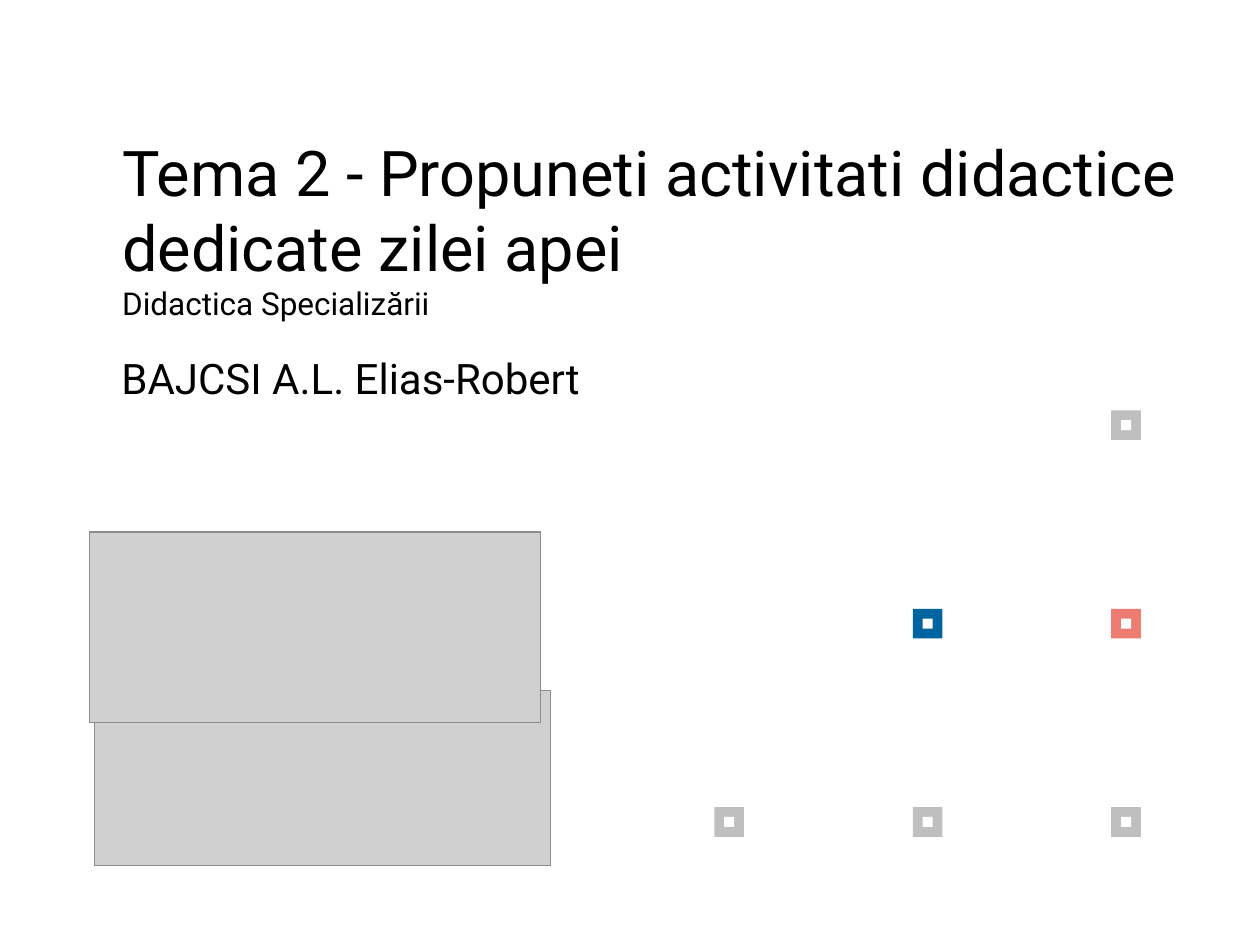
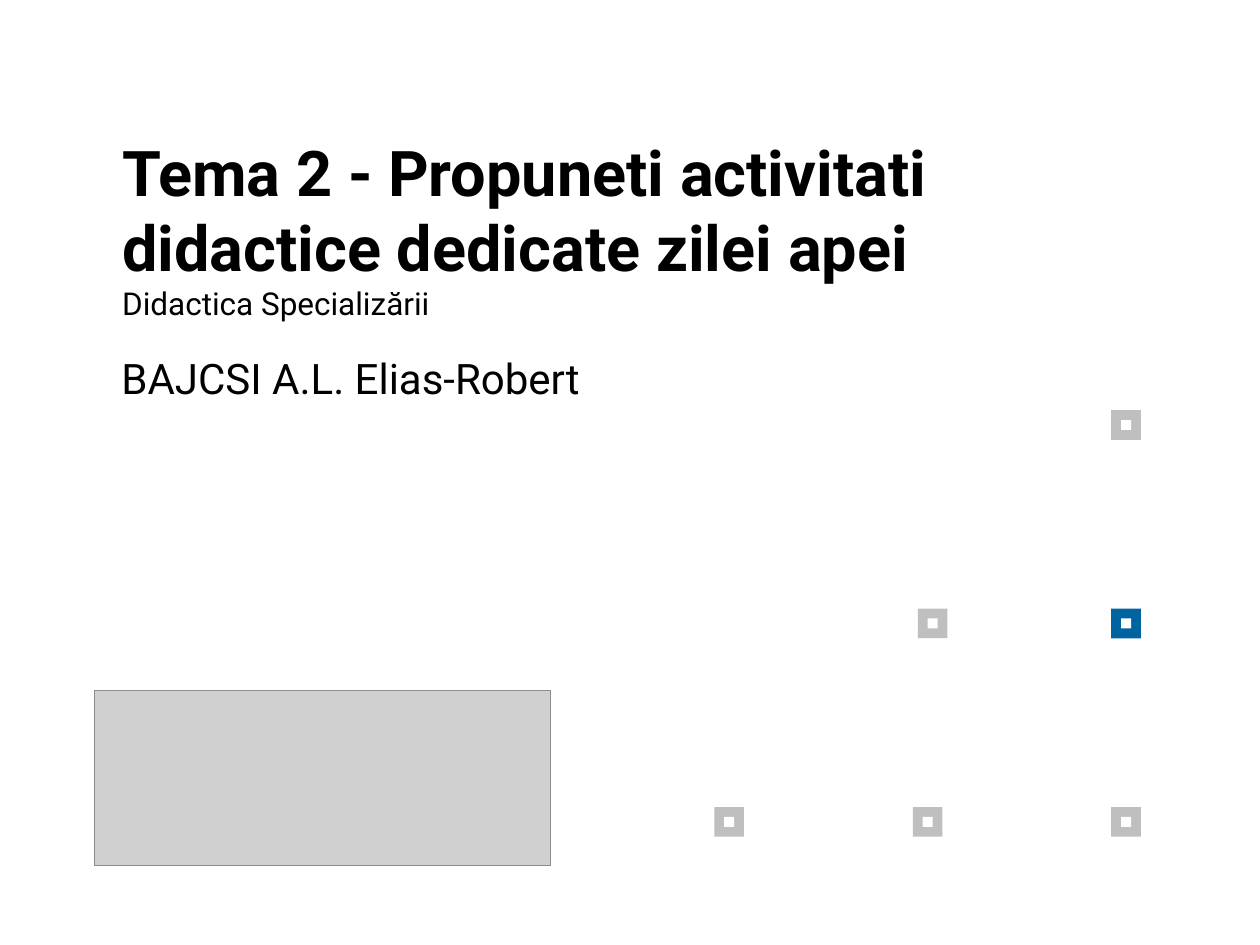
Before and after one commit to TheRealOne78/UNITBV-IESC-courses, a slide deck: slide 1 of 2nd_year/2nd_Semester/DPPD/Tema2.odp. Drawn at 1260x945 pixels with LibreOffice and Linux fonts; fonts in the diff are those of the drawing; grey boxes stand for pictures. Boxes give left, top, right and bottom in pixels: in the first picture for what was removed or moved away, otherwise in the second. Text is boxed around its words. In the diff, an @@ line names an element or a change of style, - is before the commit and + after.

```diff
--- a/2nd_year/2nd_Semester/DPPD/Tema2.odp
+++ b/2nd_year/2nd_Semester/DPPD/Tema2.odp
@@ text at (x1=122, y1=149, x2=926, y2=284): bold on in "Tema 2 - Propuneti activitati didactice dedicate ..." @@
@@ picture removed at (x1=89, y1=532, x2=541, y2=722) @@
@@ rectangle moved from (x1=912, y1=609, x2=942, y2=639) to (x1=917, y1=609, x2=948, y2=639) @@
@@ rectangle at (x1=917, y1=609, x2=948, y2=639): fill #0064A0 to #BFBFBF @@
@@ rectangle moved from (x1=922, y1=619, x2=932, y2=629) to (x1=927, y1=619, x2=937, y2=629) @@
@@ rectangle at (x1=1111, y1=609, x2=1142, y2=639): fill #ED7D72 to #0064A0 @@
```
Also in this commit, not shown: 9 other slides changed, 5 other files.
